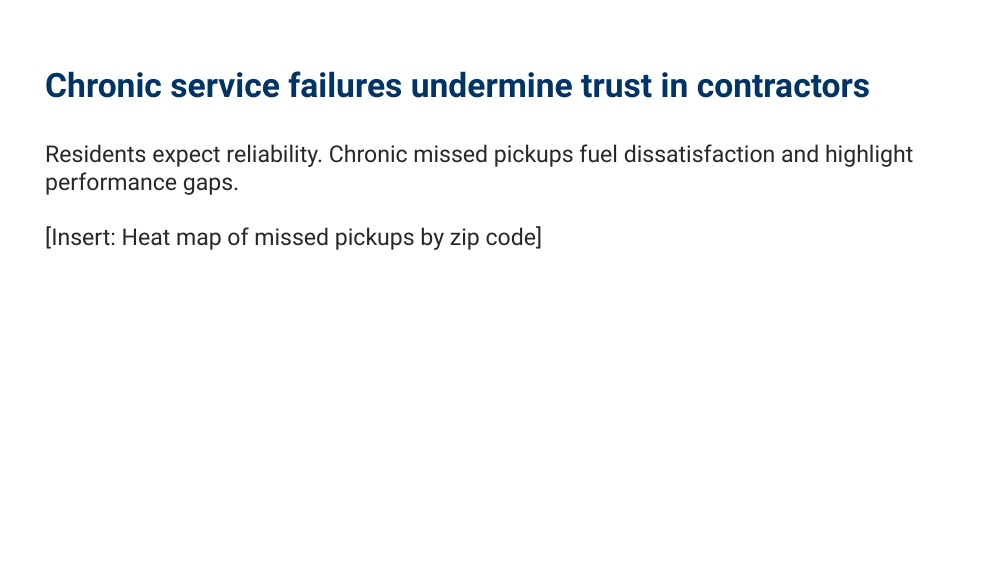
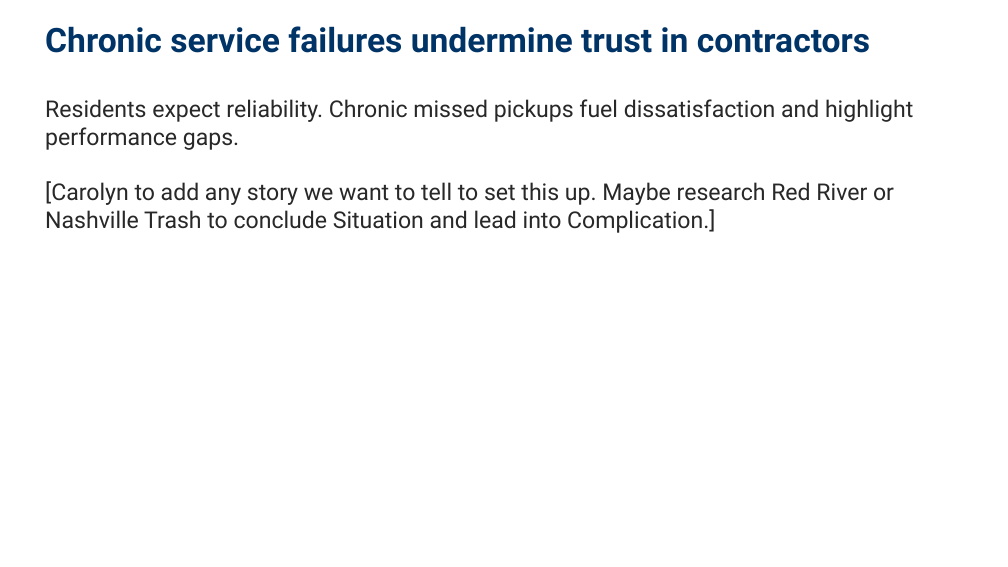
Before and after one commit to NewForce-Cohort-11-Data/trash-haulers-null-void-waste-solutions, a slide deck: slide 6 of Missed_Trash_Pickups_Presentation_16x9_Formatted.pptx. Drawn at 1008x567 pixels with LibreOffice and Linux fonts; fonts in the diff are those of the drawing. Boxes give left, top, right and bottom in pixels: in the first picture for what was removed or moved away, otherwise in the second. Text is boxed around its words. In the diff, an @@ line names an element or a change of style, - is before the commit and + after.

```diff
--- a/Missed_Trash_Pickups_Presentation_16x9_Formatted.pptx
+++ b/Missed_Trash_Pickups_Presentation_16x9_Formatted.pptx
@@ text "Chronic service failures undermine trust ...": place and size @@
-text "Chronic service failures undermine trust ..." at (45,71,870,98)
+text "Chronic service failures undermine trust ..." at (45,26,870,53)
@@ text at (45,99,913,233): text changed @@
-Residents expect reliability. Chronic missed pickups fuel dissatisfaction and highlight performance gaps.
-[Insert: Heat map of missed pickups by zip code]
+Residents expect reliability. Chronic missed pickups fuel dissatisfaction and highlight performance gaps.
+[Carolyn to add any story we want to tell to set this up. Maybe research Red River or Nashville Trash to conclude Situation and lead into Complication.]
```
Also in this commit, not shown: 6 other slides changed, 4 slides added, 3 slides removed, 9 other files.
